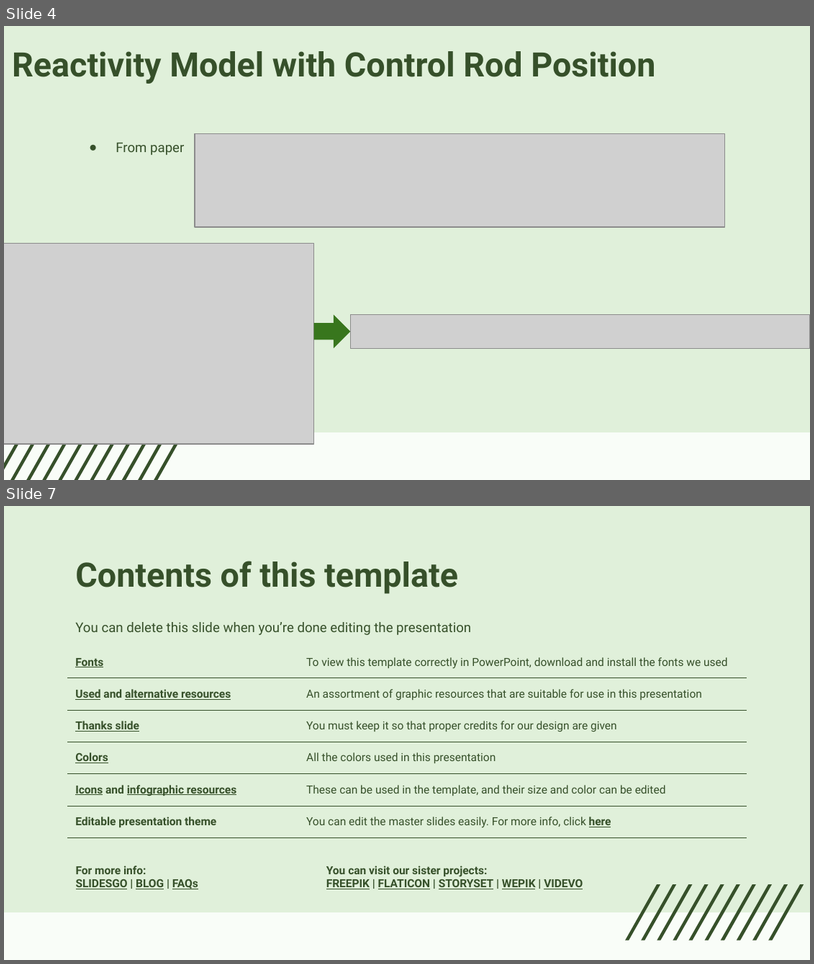
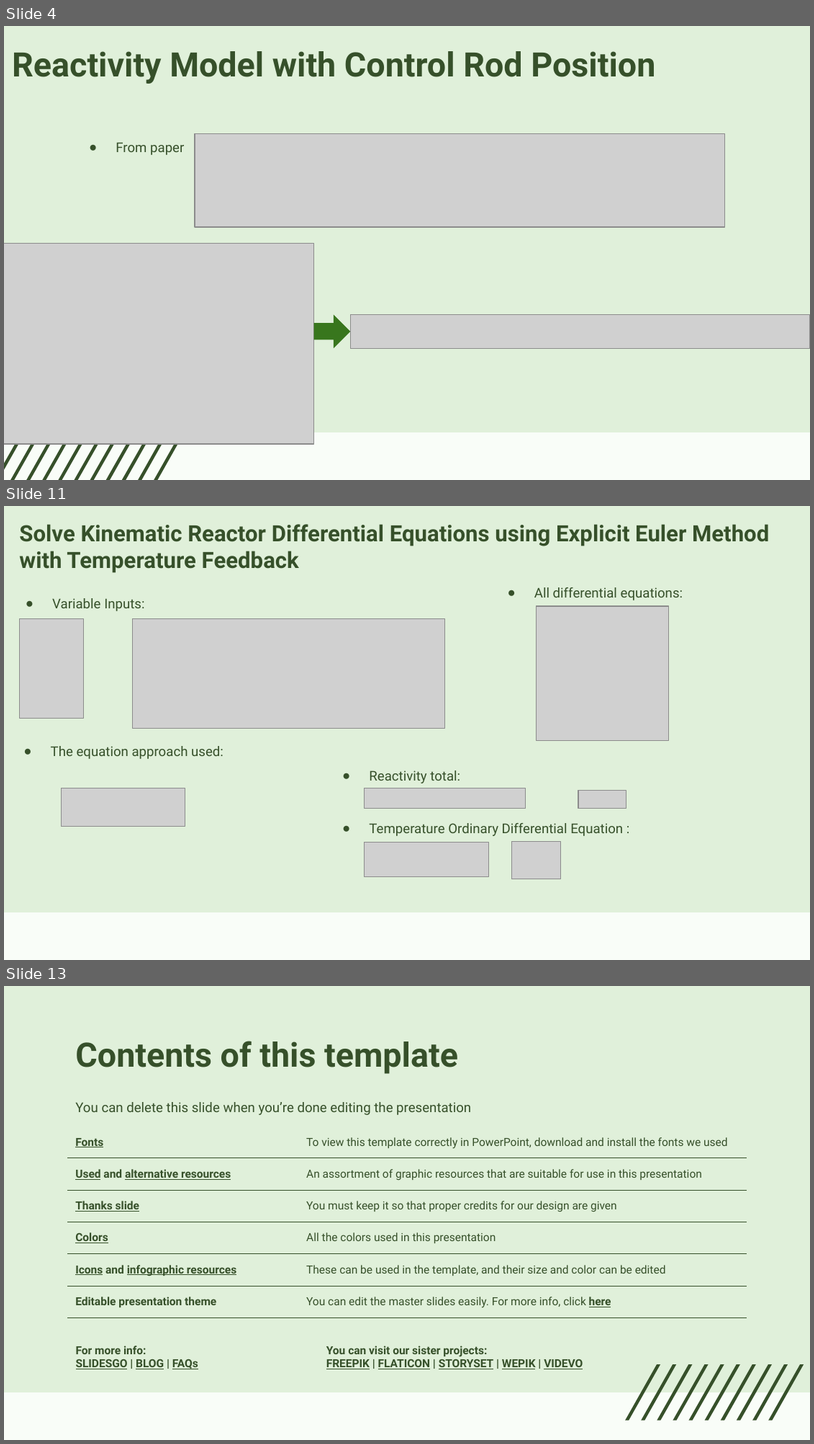
Before and after one commit to hahamadi/kartini-research-reactor, a slide deck: Presentation2_26-02-2026.pptx. Shown one above the other, each under a label of ours: slides 4 and 7 before the commit, slides 4, 11 and 13 after it; the slides between them are not shown. The pictures are 814x964 and 814x1444 pixels, drawn with LibreOffice and Linux fonts; fonts in the diff are those of the drawing; grey boxes stand for pictures. Boxes give left, top, right and bottom in pixels: in the first picture for what was removed or moved away, otherwise in the second. Text is boxed around its words. In the diff, an @@ line names an element or a change of style, - is before the commit and + after.

```diff
--- a/Presentation2_26-02-2026.pptx
+++ b/Presentation2_26-02-2026.pptx
@@ slide 11 added at [4,506,810,960], background #F9FDF8; not listed: 1 template element that a slide beside it also shows @@
@@ title added at [19,524,769,573], 20 pt, text #36502A, bold @@
+Solve Kinematic Reactor Differential Equations using Explicit Euler Method with Temperature Feedback
@@ text added at [535,587,684,600], 12 pt, text #36502A @@
+● All differential equations:
@@ text added at [52,598,144,611], 12 pt, text #36502A @@
+● Variable Inputs:
@@ picture added at [536,606,669,741] @@
@@ picture added at [19,619,83,719] @@
@@ picture added at [132,619,445,728] @@
@@ text added at [51,746,224,759], 12 pt, text #36502A @@
+● The equation approach used:
@@ text added at [369,770,460,783], 12 pt, text #36502A @@
+● Reactivity total:
@@ picture added at [62,788,185,826] @@
@@ picture added at [365,788,526,808] @@
@@ picture added at [578,790,627,808] @@
@@ text added at [369,823,623,836], 12 pt, text #36502A @@
+● Temperature Ordinary Differential Equation :
@@ picture added at [365,842,489,876] @@
@@ picture added at [512,841,561,878] @@
@@ what was slide 7 is now slide 13 @@
```
Also in this commit, not shown: 2 slides changed, 5 other slides added, 11 other files.
